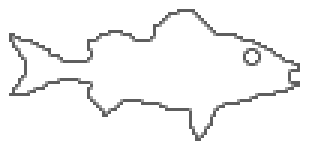
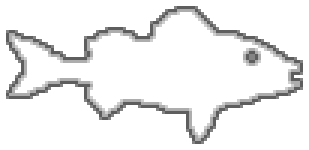
Layered file, before and after one edit (309 × 150). Changes by layer:
pixels changed over [6, 6, 303, 144] (layer not identified)
